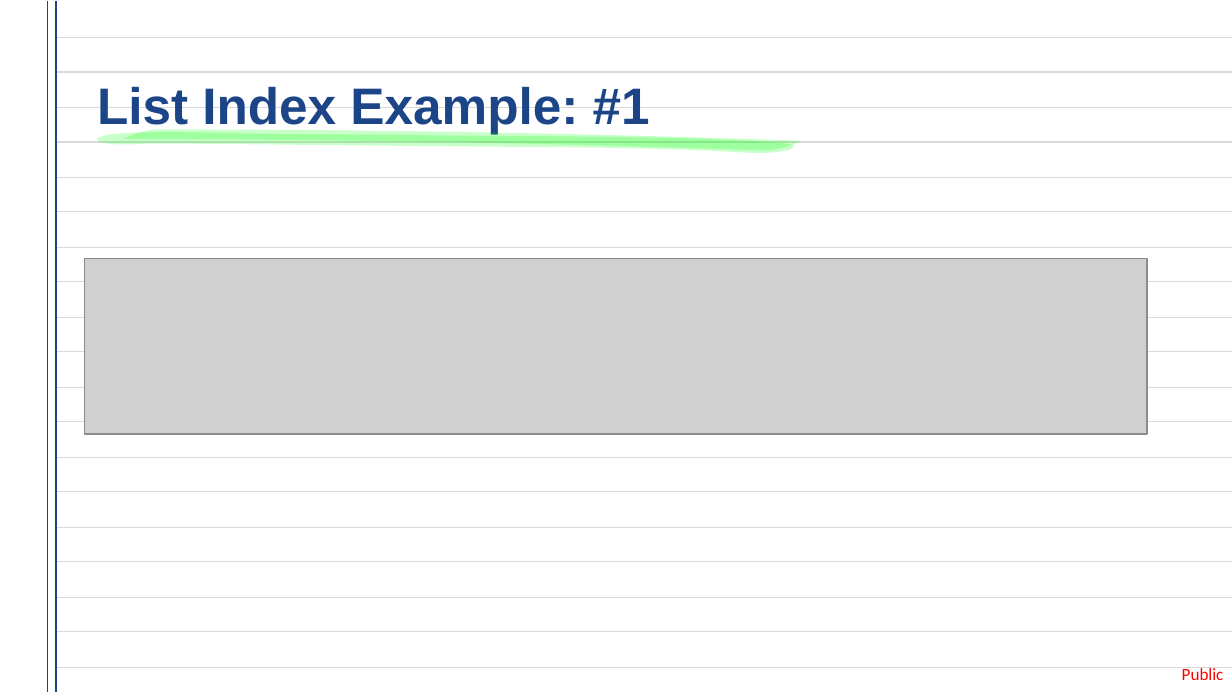
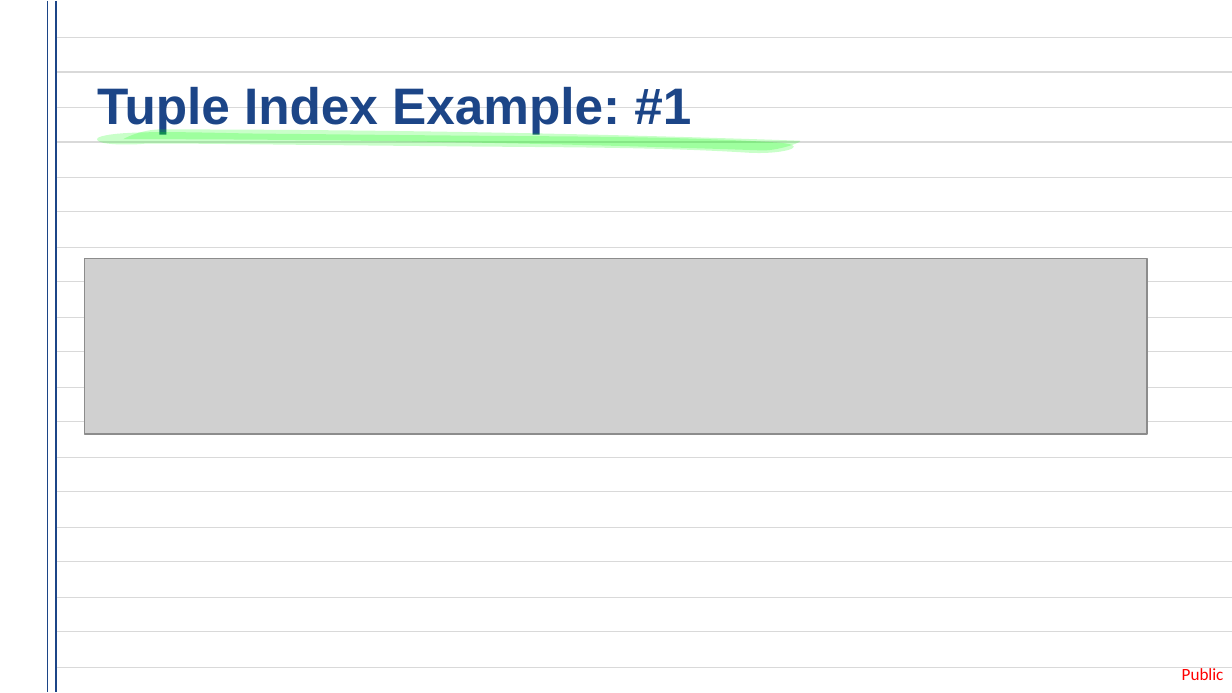
Before and after one commit to pi515/tech-mentorship, a slide deck: slide 12 of lessons/4-collections/4.1-tuples/unit-11-tuples.pptx. Drawn at 1232x693 pixels with LibreOffice and Linux fonts; fonts in the diff are those of the drawing; grey boxes stand for pictures. Boxes give left, top, right and bottom in pixels: in the first picture for what was removed or moved away, otherwise in the second. Text is boxed around its words. In the diff, an @@ line names an element or a change of style, - is before the commit and + after.

```diff
--- a/lessons/4-collections/4.1-tuples/unit-11-tuples.pptx
+++ b/lessons/4-collections/4.1-tuples/unit-11-tuples.pptx
@@ title at box(97, 86, 691, 134): text changed @@
-List Index Example: #1
+Tuple Index Example: #1
```
Also in this commit, not shown: 6 other slides changed, 1 other file.
